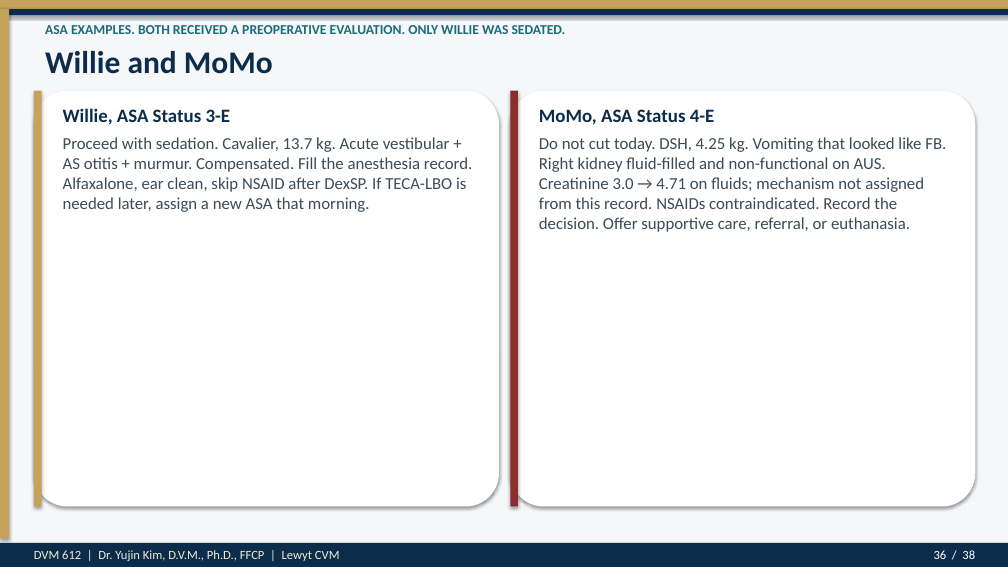
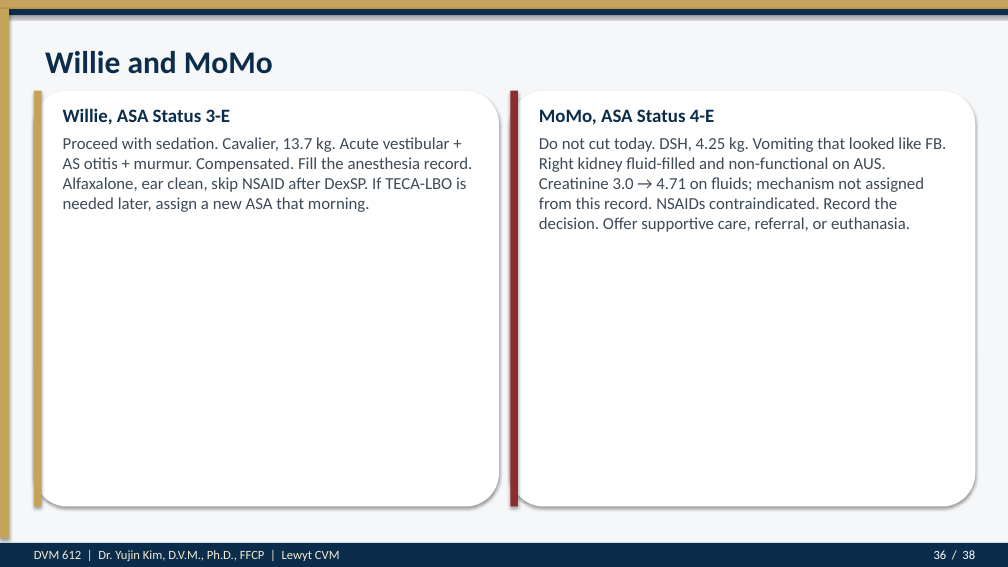
Before and after one commit to drkimvet/happycare, a slide deck: slide 36 of lectures/DVM-612_Week4_Preop_PatientPrep_Postop.pptx. Drawn at 1008x567 pixels with LibreOffice and Linux fonts; fonts in the diff are those of the drawing. Boxes give left, top, right and bottom in pixels: in the first picture for what was removed or moved away, otherwise in the second. Text is boxed around its words. In the diff, an @@ line names an element or a change of style, - is before the commit and + after.

```diff
--- a/lectures/DVM-612_Week4_Preop_PatientPrep_Postop.pptx
+++ b/lectures/DVM-612_Week4_Preop_PatientPrep_Postop.pptx
@@ text removed at [45, 25, 566, 34] @@
-ASA EXAMPLES. BOTH RECEIVED A PREOPERATIVE EVALUATION. ONLY WILLIE WAS SEDATED.
```
Also in this commit, not shown: 34 other slides changed, 2 other files.
